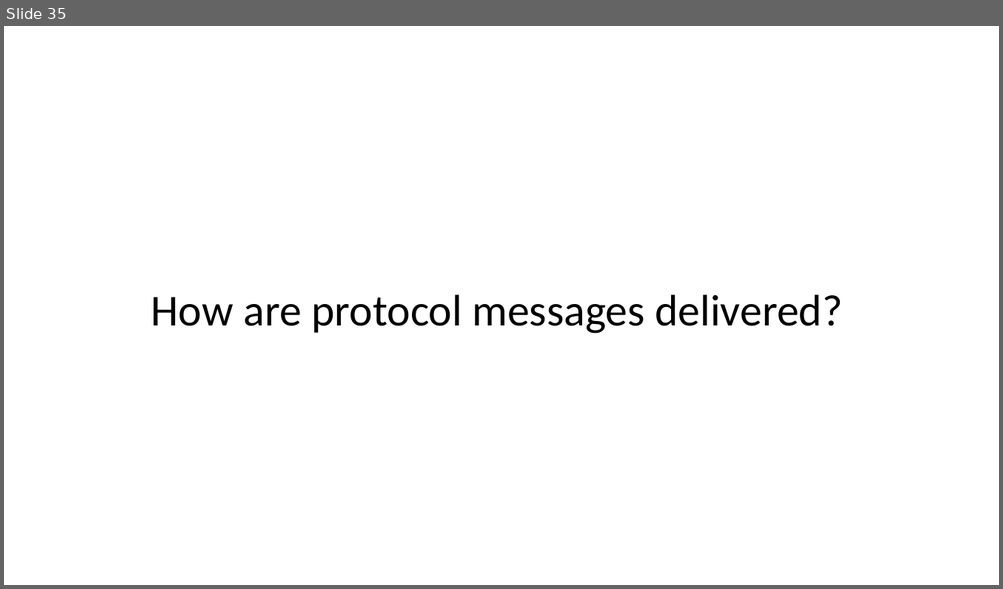
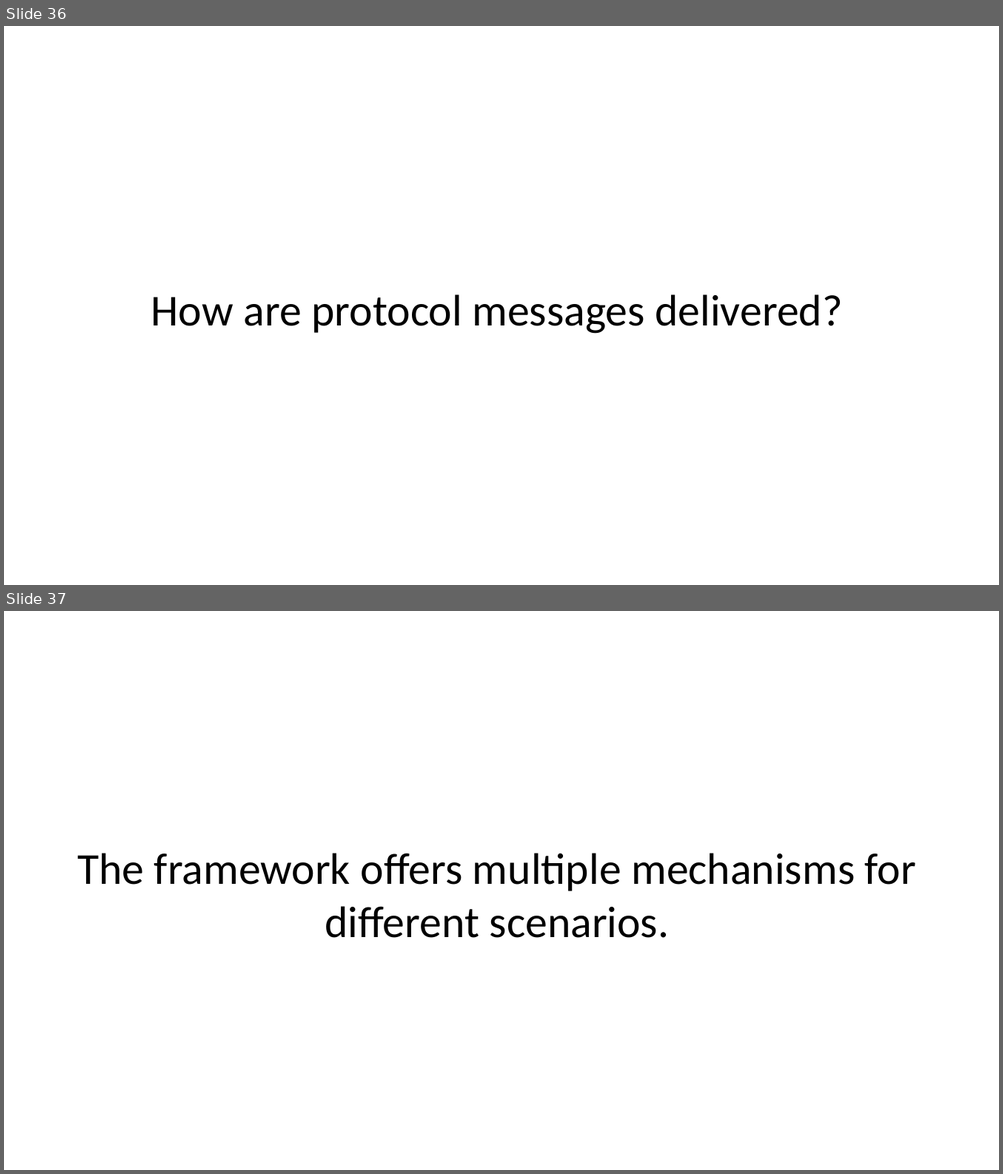
Before and after one commit to cerner/code-learning-lab, a slide deck: smart-authorization-presentation.pptx. Shown one above the other, each under a label of ours: slide 35 before the commit, slides 36 and 37 after it. The pictures are 1003x589 and 1003x1174 pixels, drawn with LibreOffice and Linux fonts; fonts in the diff are those of the drawing. Boxes give left, top, right and bottom in pixels: in the first picture for what was removed or moved away, otherwise in the second. Text is boxed around its words. In the diff, an @@ line names an element or a change of style, - is before the commit and + after.

```diff
--- a/smart-authorization-presentation.pptx
+++ b/smart-authorization-presentation.pptx
@@ slide 37 added at (4,611,999,1170), background #FFFFFF @@
@@ text added at (77,853,916,938), 32 pt, text #000000 @@
+The framework offers multiple mechanisms for different scenarios.
@@ what was slide 35 is now slide 36 @@
```
Also in this commit, not shown: 4 slides changed, 8 other slides added, 1 slide removed, 1 other file.
